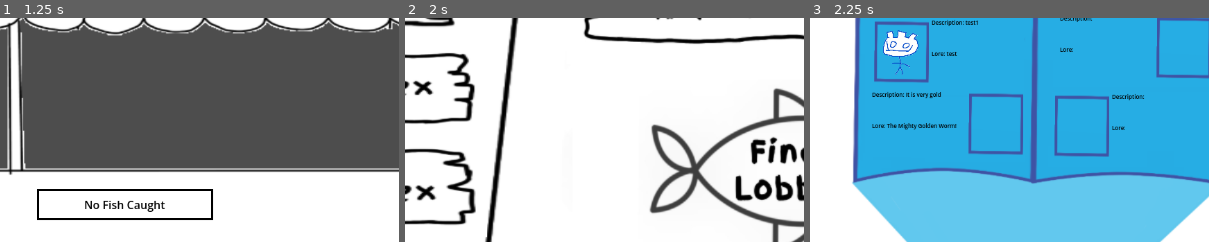
Above: before the commit, frames 1-3 (left to right).
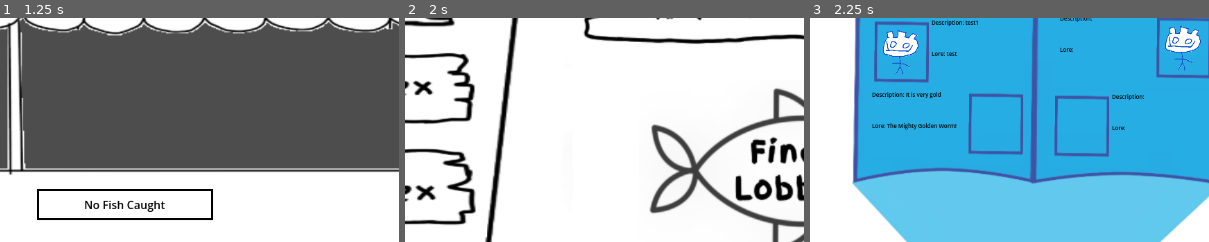
Above: after the commit, the same moments.

Repository: gmuGADIG/King-Fisher
Game: Godot game, scene res://ui/main_menu/main_menu.tscn
The game is run twice, just before and just after one commit, with the same random seed, the same clock (stepped at 60 frames per second) and the same inputs. The engine's default icon, where the game draws it, is replaced by a stand-in: a white triangle on a blue panel in a dark square.
Inputs (mouse positions are % of the whole screen's width and height, from its top left):
- Up to frame 1 (1.25 s): click (16, 38) at 0.5 s
- Up to frame 2 (2 s): click (4, 7) at 1.25 s
- Up to frame 3 (2.25 s): click (16, 60) at 2 s
The pictures show only the part of the screen within x 22-72%, y 23-73%; the shares and areas given below are measured in that part.

Frames 1-2 are identical in both runs. In frame 3, 0.9% of the frame differs, in the area x 88-98%, y 3-24%.

Commit message:
Default icon for items

Diff:
--- a/items/item_ziplock_bag/item_ziplock_bag.tscn
+++ b/items/item_ziplock_bag/item_ziplock_bag.tscn
@@ -1,8 +1,10 @@
 [gd_scene format=3 uid="uid://pkvxbw6wyjxu"]
 
-[ext_resource type="PackedScene" uid="uid://wxoi06uuc45h" path="res://items/item_base/item_base.tscn" id="1_w4wpe"]
+[ext_resource type="PackedScene" uid="uid://wxoi06uuc45h" path="res://items/item_base.tscn" id="1_w4wpe"]
 [ext_resource type="Script" uid="uid://bgxsg85kpe30" path="res://items/item_ziplock_bag/item_ziplock_bag.gd" id="2_bgvyy"]
+[ext_resource type="Texture2D" uid="uid://pn1ciuluerri" path="res://temp/temp_art/happy-godot.png" id="3_vb82l"]
 
 [node name="Item" unique_id=1566519324 instance=ExtResource("1_w4wpe")]
 script = ExtResource("2_bgvyy")
 item_name = "Ziplock Bag"
+sprite = ExtResource("3_vb82l")
